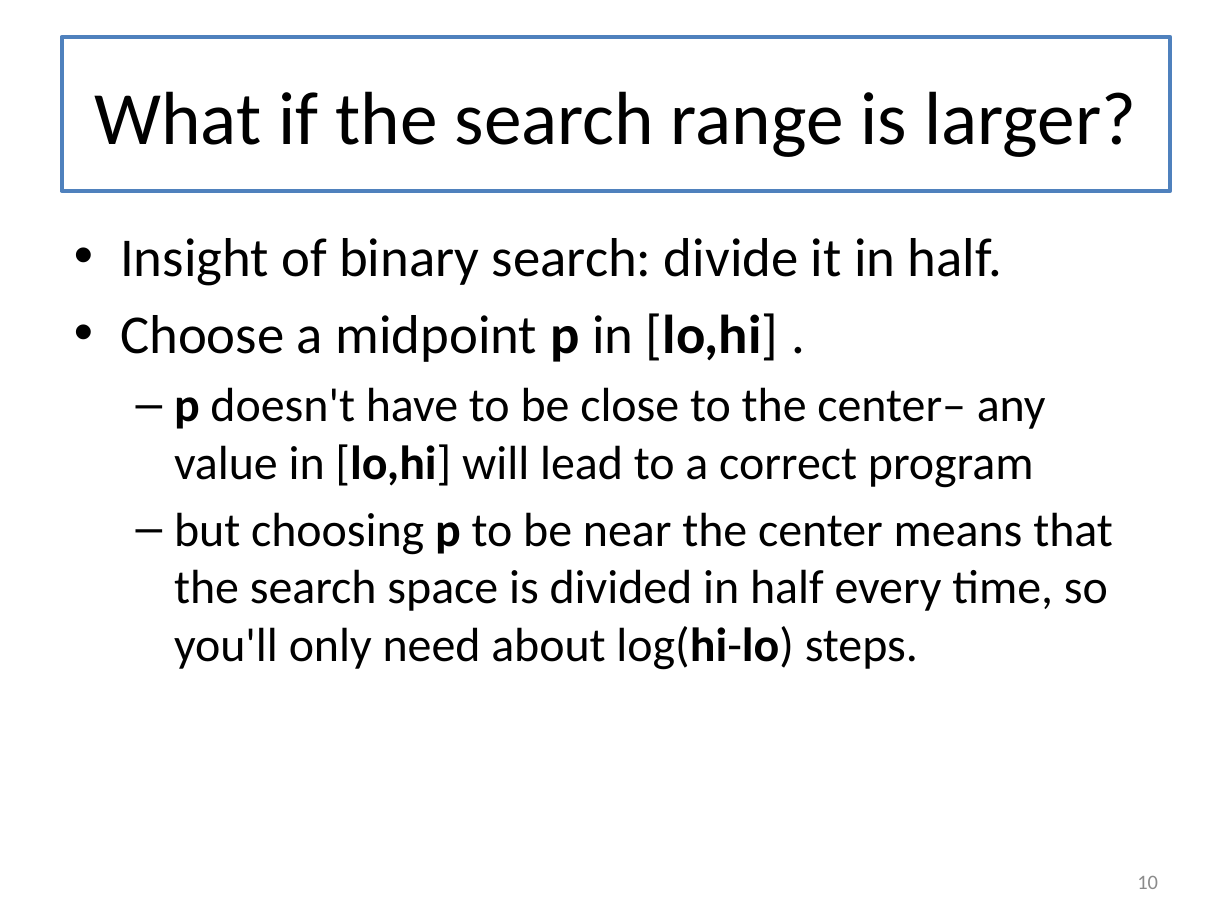
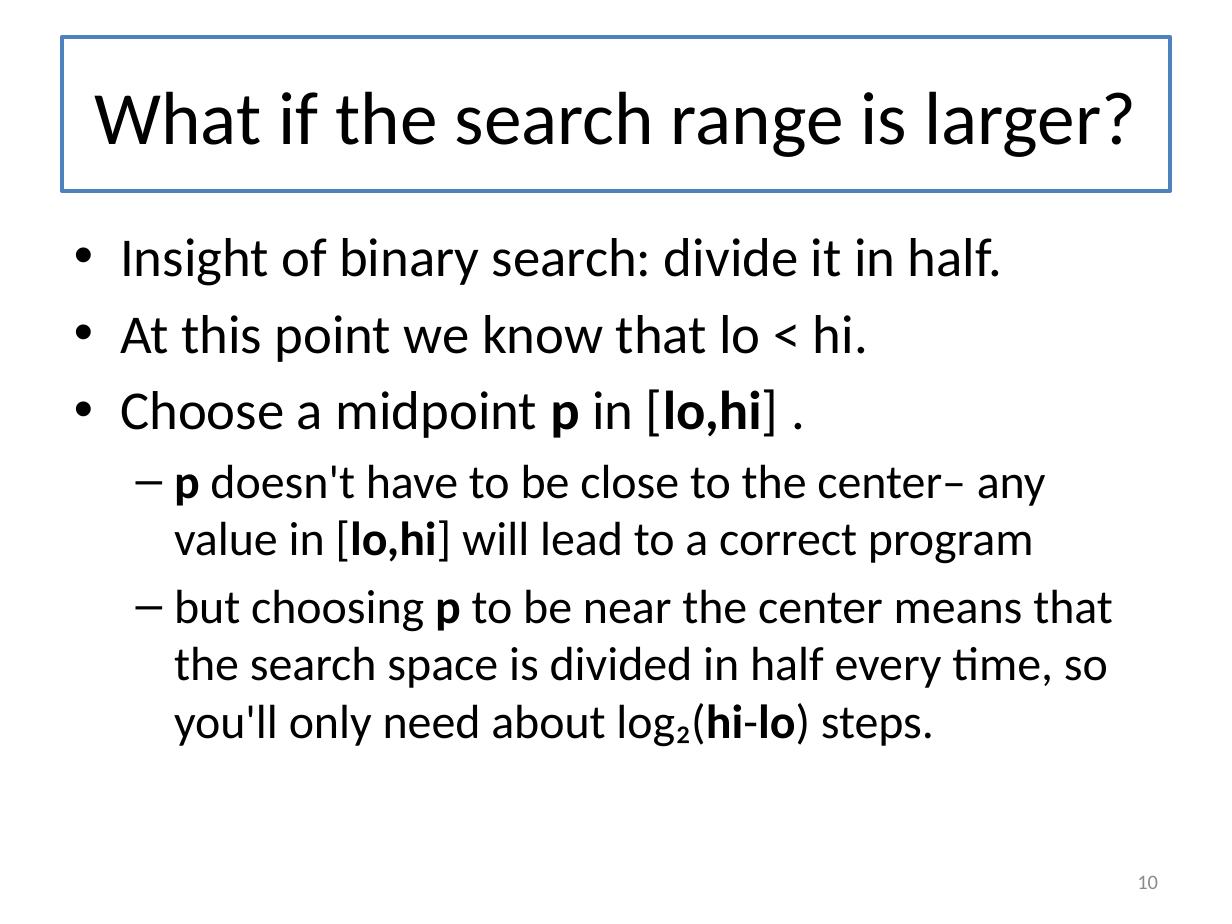
Before and after one commit to mwand/cs5010f16, a slide deck: slide 10 of Slides/Lesson 8.3 Binary Search.pptx. Drawn at 1232x924 pixels with LibreOffice and Linux fonts; fonts in the diff are those of the drawing. Boxes give left, top, right and bottom in pixels: in the first picture for what was removed or moved away, otherwise in the second. Text is boxed around its words. In the diff, an @@ line names an element or a change of style, - is before the commit and + after.

```diff
--- a/Slides/Lesson 8.3 Binary Search.pptx
+++ b/Slides/Lesson 8.3 Binary Search.pptx
@@ text at (120,315,868,362): paragraph added @@
+• At this point we know that lo < hi.
@@ text at (174,589,1113,747): text changed @@
-  – but choosing p to be near the center means that the search space is divided in half every time, so you'll only need about log(hi-lo) steps.
+  – but choosing p to be near the center means that the search space is divided in half every time, so you'll only need about log₂(hi-lo) steps.
```
Also in this commit, not shown: 1 other slide changed, 1 slide added, 5 other files.
